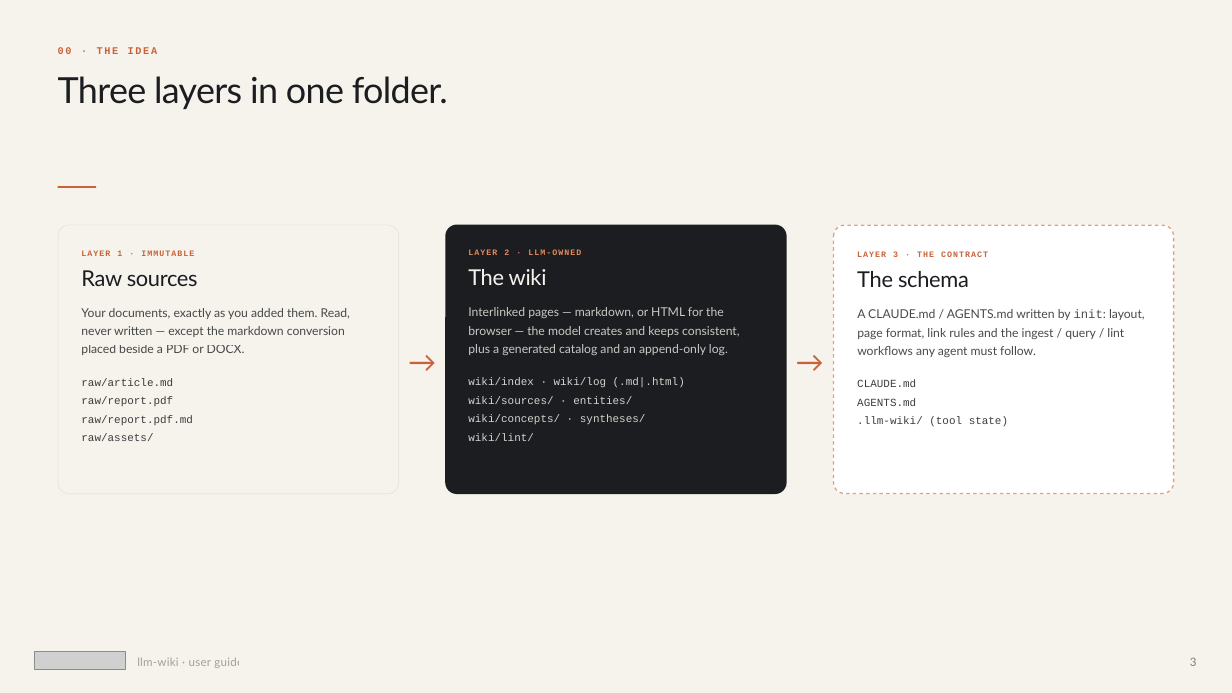
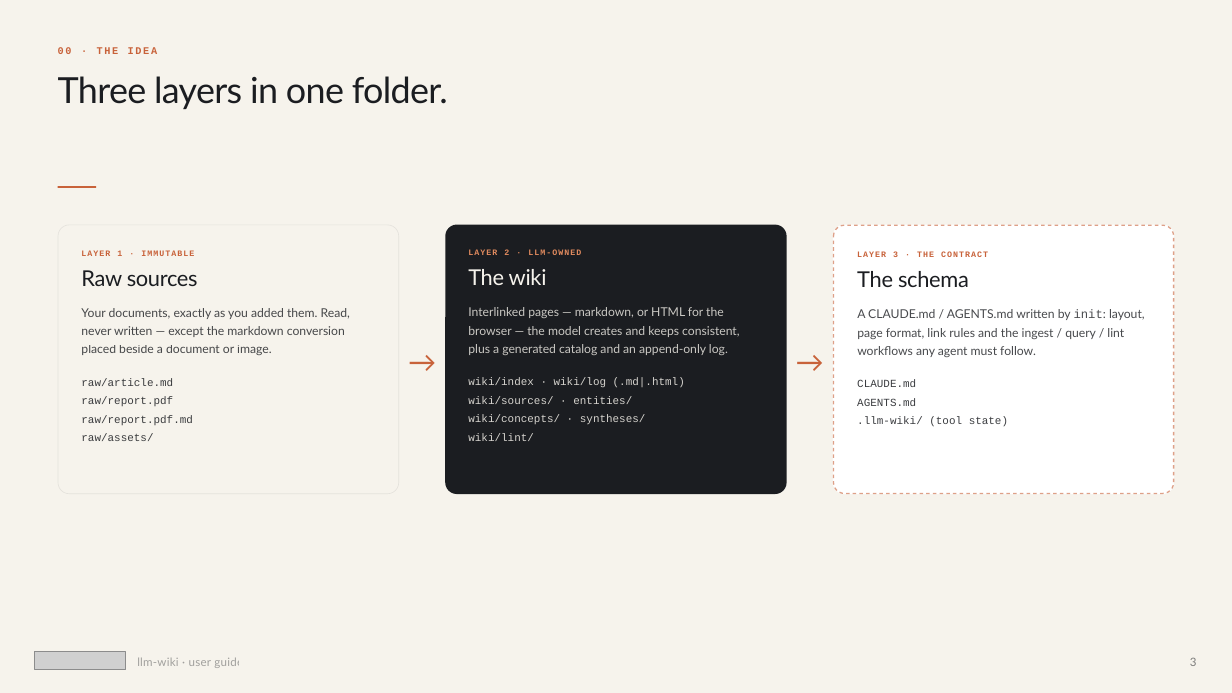
Before and after one commit to BikS2013/llm-wiki, a slide deck: slide 3 of docs/presentations/llm-wiki-user-guide.pptx. Drawn at 1232x693 pixels with LibreOffice and Linux fonts; fonts in the diff are those of the drawing; grey boxes stand for pictures. Boxes give left, top, right and bottom in pixels: in the first picture for what was removed or moved away, otherwise in the second. Text is boxed around its words. In the diff, an @@ line names an element or a change of style, - is before the commit and + after.

```diff
--- a/docs/presentations/llm-wiki-user-guide.pptx
+++ b/docs/presentations/llm-wiki-user-guide.pptx
@@ text at [81, 308, 350, 355]: text changed @@
-Your documents, exactly as you added them. Read, never written — except the markdown conversion placed beside a PDF or DOCX.
+Your documents, exactly as you added them. Read, never written — except the markdown conversion placed beside a document or image.
```
Also in this commit, not shown: 14 other slides changed, 1 slide added, 2 other files.
